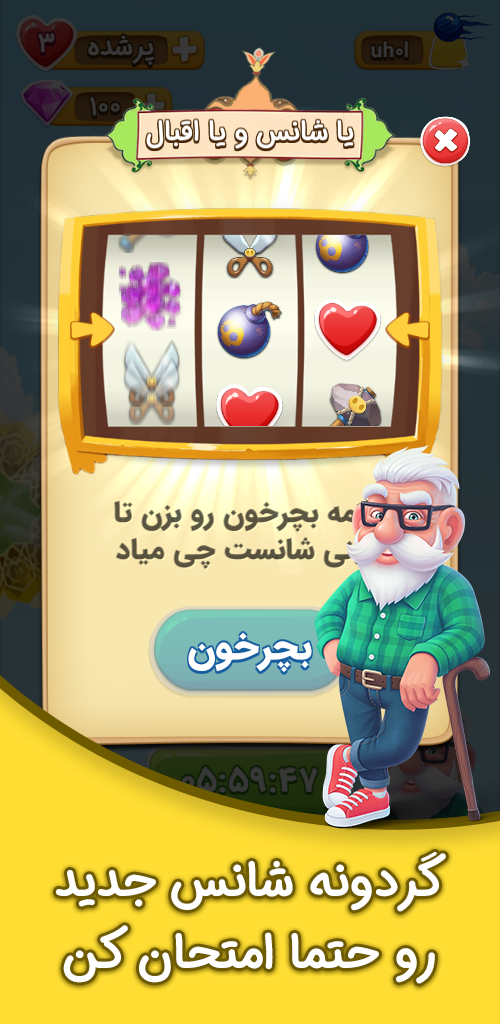
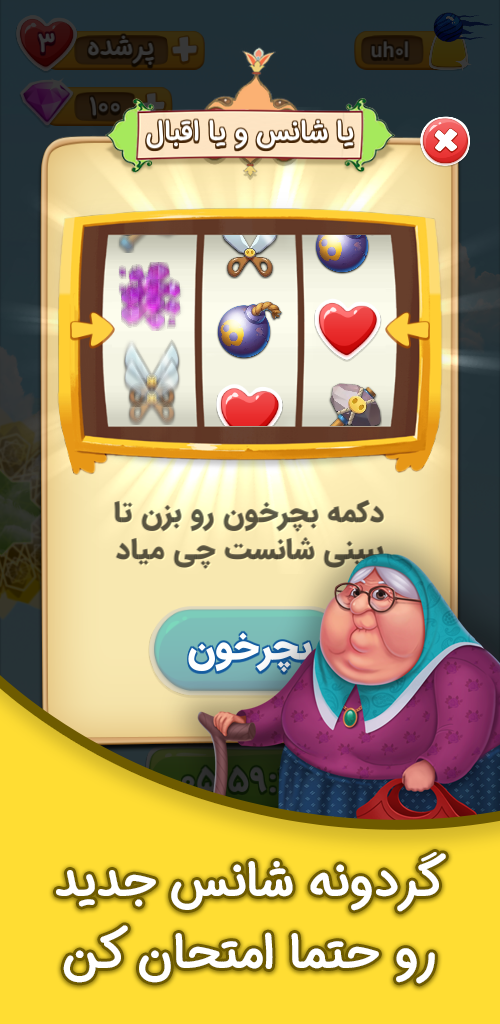
Layered file, before and after one edit (500 × 1024). Changes by layer:
moved "Shape 1" above "Ame" over [165, 675, 500, 834]
added layer "Ame" in group "Footer" over [173, 553, 500, 834]
hid "Layer 4" over [303, 445, 500, 834]
